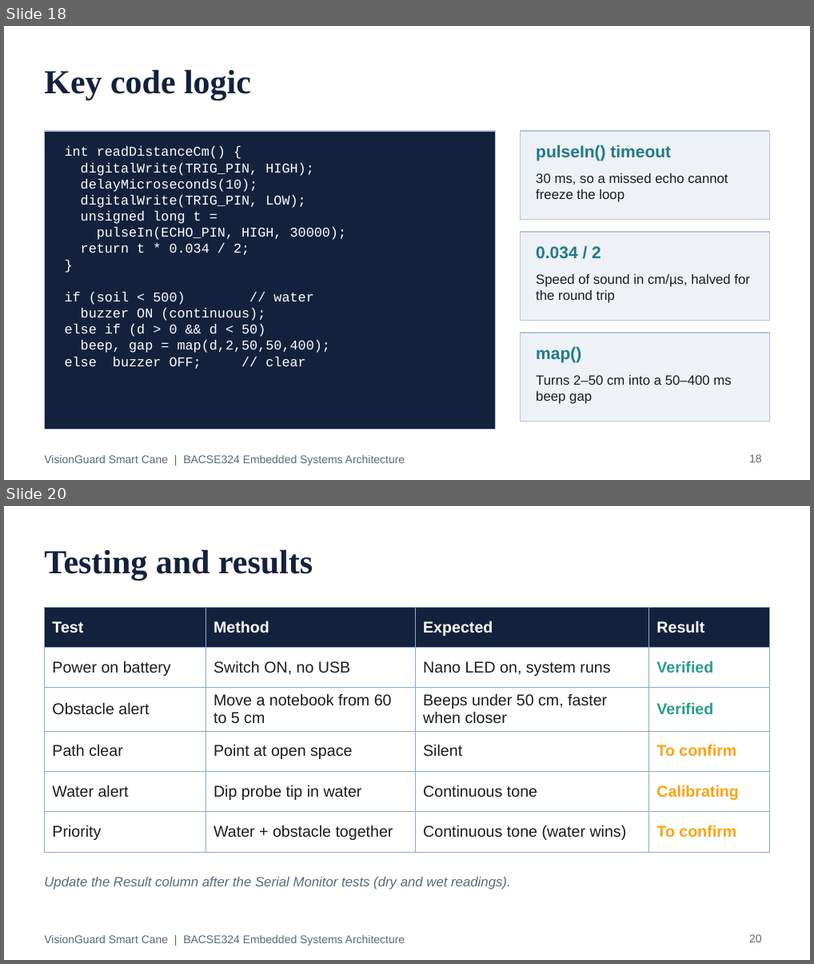
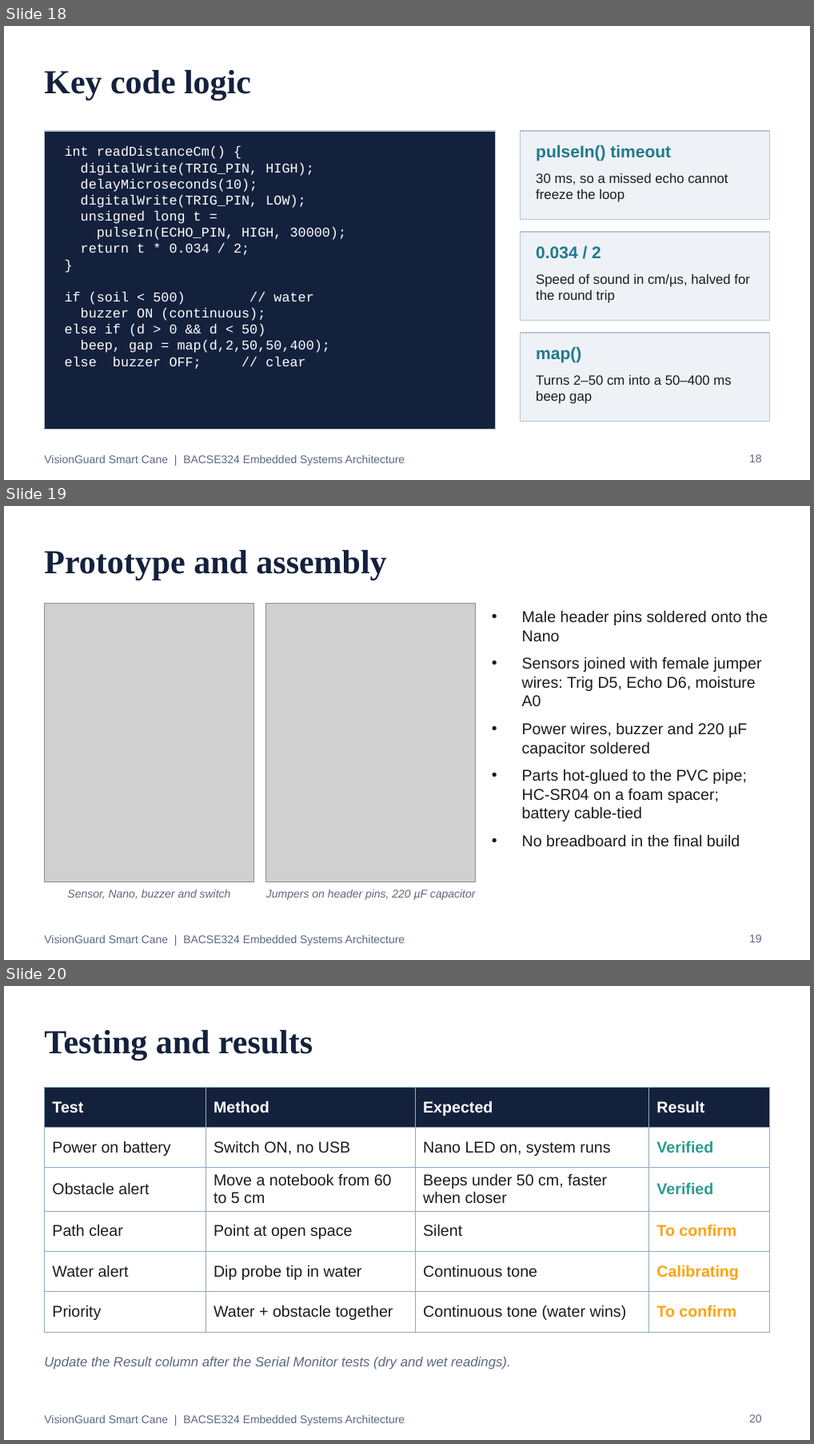
Before and after one commit to darshanpvt007-afk/visionguard-smart-cane, a slide deck: docs/VisionGuard_Presentation.pptx. Shown one above the other, each under a label of ours: slides 18 and 20 before the commit, slides 18, 19 and 20 after it; the slides between them are not shown. The pictures are 814x964 and 814x1444 pixels, drawn with LibreOffice and Linux fonts; fonts in the diff are those of the drawing; grey boxes stand for pictures. Boxes give left, top, right and bottom in pixels: in the first picture for what was removed or moved away, otherwise in the second. Text is boxed around its words. In the diff, an @@ line names an element or a change of style, - is before the commit and + after.

```diff
--- a/docs/VisionGuard_Presentation.pptx
+++ b/docs/VisionGuard_Presentation.pptx
@@ slide 19 added at <box>4,506,810,960</box>, background #FFFFFF; not listed: 1 template element that a slide beside it also shows @@
@@ title added at <box>44,550,386,580</box>, 30 pt, text #14213D, bold @@
+Prototype and assembly
@@ picture added at <box>44,604,254,882</box> @@
@@ picture added at <box>266,604,476,882</box> @@
@@ text added at <box>522,610,768,847</box>, 14 pt, text #1B1B1F @@
+• Male header pins soldered onto the Nano
+• Sensors joined with female jumper wires: Trig D5, Echo D6, moisture A0
+• Power wires, buzzer and 220 µF capacitor soldered
+• Parts hot-glued to the PVC pipe; HC-SR04 on a foam spacer; battery cable-tied
+• No breadboard in the final build
@@ text added at <box>67,889,231,899</box>, 10 pt, text #5C677D, italic @@
+Sensor, Nano, buzzer and switch
@@ text added at <box>266,889,476,900</box>, 10 pt, text #5C677D, italic @@
+Jumpers on header pins, 220 µF capacitor
@@ page number added at <box>750,934,762,942</box>, 10 pt, text #5C677D @@
+19
```
Also in this commit, not shown: 5 slides changed, 1 slide removed, 2 other files.
